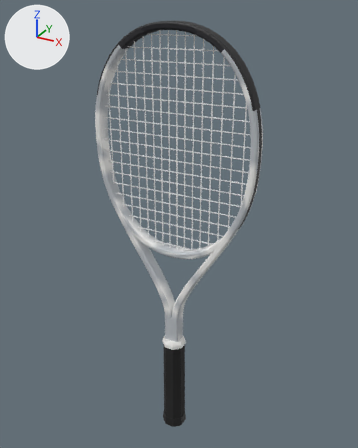
What one commit did to the glTF model assets/realistic/solinco-whiteout-v2-305.glb.
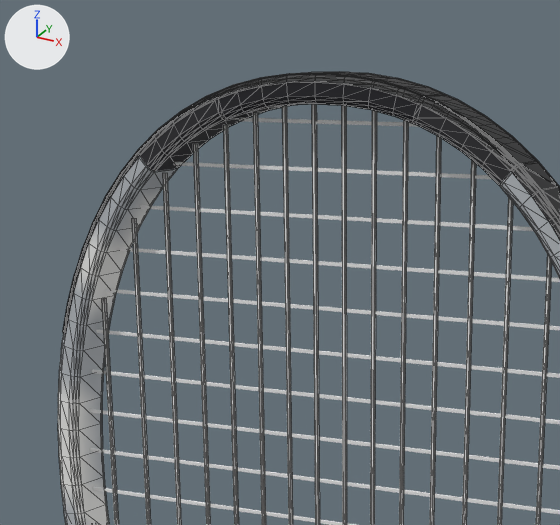
Each version is shown whole from a camera (50 mm lens) standing at (0.345, -0.61, 0.704) and looking at (-0.002, 0.021, 0.388), then close up on the part from 22% to 67% of the width and 0% to 33% of the height. The axes (+X, +Y, +Z) are drawn at upper left. The lights are the same throughout. The first two pictures are the older version. The close-ups show mesh edges as thin lines. Where no turn or scale is listed for an object, it has been applied to the vertices. Vertices at exactly the same position are counted once.

Names of what the first close-up shows: 'bumper', 'frame', 'strings_crosses', 'strings_mains'.
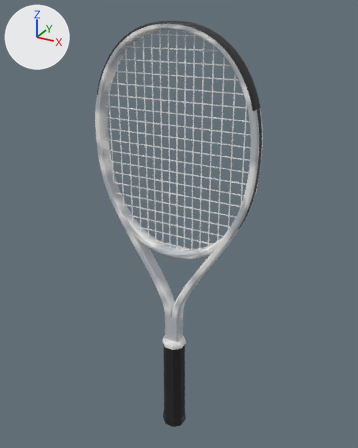
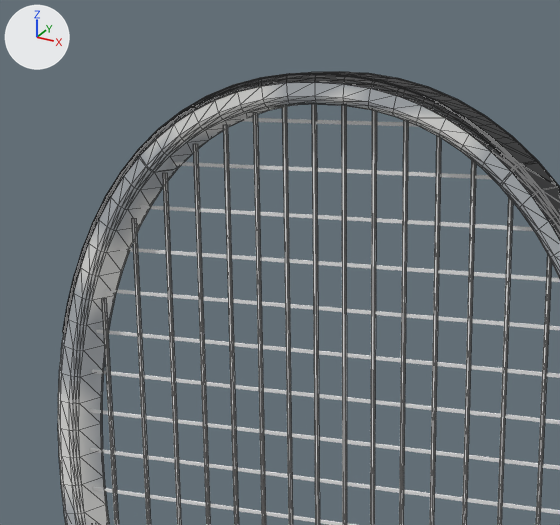
Diff of the bpy script that builds the scene:
```diff
--- a/assets/realistic/solinco-whiteout-v2-305.glb.py
+++ b/assets/realistic/solinco-whiteout-v2-305.glb.py
@@ me_frame @@
 # used by ob_frame; location = (0.0, 0.0, 0.4319)
-me_frame.from_pydata(...)  # 1680 vertices, 3296 faces; spans x -0.131..0.131, y -0.011..0.011, z -0.254..0.254
+me_frame.from_pydata(...)  # 1648 vertices, 3232 faces; spans x -0.131..0.131, y -0.011..0.011, z -0.254..0.254
+# me_frame part 1
+# 16 vertices are removed from x -0.043..-0.04, y -0.011..0.011, z 0.237..0.247
+# 64 faces are deleted
+# 32 new faces join them
+# me_frame part 2
+# 16 vertices are removed from x 0.04..0.043, y -0.011..0.011, z 0.237..0.247
+# 64 faces are deleted
+# 32 new faces join them
+# me_frame part 3: 412 kept faces spanning x -0.082..0.082, y -0.011..0.011, z 0.217..0.253 get new vertex colours
 me_frame.materials.append(mat_mat_frame)
```

Location of each change, (x1, y1, x2, y2) in pixels of the close-ups (560 x 525 px):
part 1 of me_frame, reshaped: (215, 92, 266, 120) in both
part 2 of me_frame, reshaped: (393, 95, 421, 126) in both
part 3 of me_frame, recoloured (black to grey): (140, 82, 510, 186) in both
